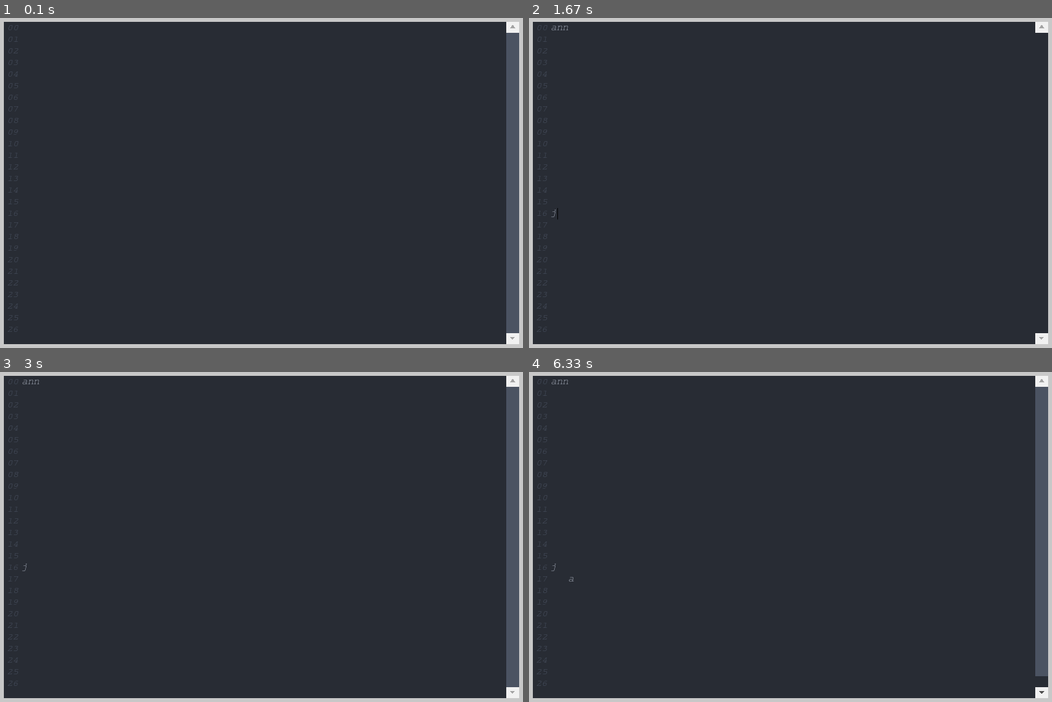
Above: before the commit, frames 1-4 (two rows, left to right).
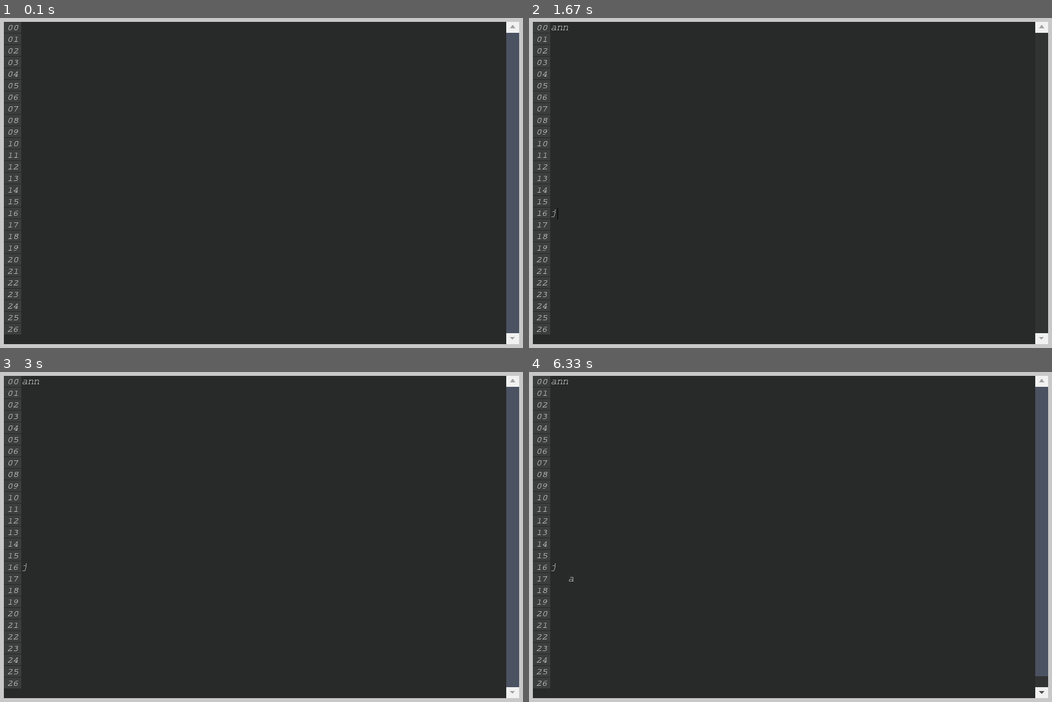
Above: after the commit, the same moments.

Repository: CribberSix/pygame-texteditor
Game: pygame game, started from how-to-use.py
Two runs of this game, one before a commit and one after it. Both use one fixed random seed, a clock stepped at 60 frames per second and the inputs below.
Inputs (mouse positions are in pixels of both pictures, inside the frame that each line leads up to):
- Up to frame 1 (0.1 s): no input
- Up to frame 2 (1.67 s): type "ann" at 0.33 s; tap Enter at 0.67, 1.22 s; press the mouse at (806, 298) at 0.92 s; move the mouse to (827, 252) at 1.02 s; release the mouse at (848, 209) at 1.15 s; press the mouse at (1041, 338) at 1.58 s
- Up to frame 3 (3 s): move the mouse to (434, 586) at 1.68 s; release the mouse at (350, 480) at 1.82 s; hold Right 1.88-2.35 s; tap Space at 1.95, 2.25, 2.45, 2.78 s; hold Up 2.38-2.68 s; hold Right from 2.72 s (still down)
- Up to frame 4 (6.33 s): tap Space at 3.08, 3.62, 3.92, 4.18, 4.52, 4.82, 4.95 s; release Right at 3.18 s; press the mouse at (1041, 692) at 3.25 s; move the mouse to (853, 579) at 3.35 s; release the mouse at (664, 467) at 3.48 s; hold Left 3.55-4.08 s; hold Down 4.12-4.42 s; hold Left 4.45-4.85 s; hold Up 4.88-5.25 s; type "a" at 5.95 s; tap Enter at 6.08 s

The runs differ from the first frame. In frame 1, 0.4% of the frame differs, in the area x 1-4%, y 2-96%; in frame 2, 0.4%; in frame 3, 0.4%; in frame 4, 0.4%, in the area x 1-9%, y 2-96%.

Commit message:
syntax highlighting for keywords and operators

Diff:
--- a/how-to-use.py
+++ b/how-to-use.py
@@ -20,6 +20,7 @@
 TX = TextEditor(offset_X, offset_Y, textAreaWidth, textAreaHeight, screen)
 TX.set_line_numbers(True)
 TX.set_syntax_coloring(True)
+TX.set_colorcoding("dark")
 
 # TextEditor in the pygame-loop
 while True:
--- a/pygametexteditor/__init__.py
+++ b/pygametexteditor/__init__.py
@@ -31,7 +31,7 @@
     from ._rendering_highlighting import render_highlight, highlight_lines, highlight_entire_line, \
         highlight_from_letter_to_letter, highlight_from_start_to_letter, highlight_from_letter_to_end
     from ._render_syntax_coloring import get_syntax_coloring_dicts, get_single_color_dicts, \
-        search_for_comment, search_for_quotes, get_quote_tuples, get_hashtags
+        search_for_comment, search_for_quotes, get_quote_tuples, get_hashtags, tokenization
 
     from ._editor_getters import get_line_index, get_letter_index, line_is_visible, get_showable_lines, \
         get_number_of_letters_in_line_by_mouse, get_number_of_letters_in_line_by_index
@@ -39,8 +39,7 @@
     from ._other import jump_to_start, jump_to_end, reset_after_highlight
 
     # files for customization of the editor:
-    from ._customization import set_color_background, set_color_Scrollbarbackground, set_color_text, \
-        set_color_lineNumber, set_color_lineNumberBackground, set_syntax_coloring, set_line_numbers
+    from ._customization import set_syntax_coloring, set_line_numbers, set_colorcoding
     from ._usage import get_text_as_array, get_text_as_string
 
     def __init__(self, offset_x, offset_y, text_area_width, text_area_height, screen):
@@ -125,17 +124,19 @@
         self.last_clickup_cycle = 0
 
         # Colors
-        self.codingBackgroundColor = (40, 44, 52)  # (40, 44, 52)
-        self.codingScrollBarBackgroundColor = (40, 44, 52)  # (40, 44, 52)
-        self.textColor = (171, 178, 191)  # (171, 178, 191)
-        self.textColor_comments = (255, 0, 0)
-        self.textColor_quotes = (0, 255, 0)
-        self.lineNumberColor = (73, 81, 97)  # (73, 81, 97)
-        self.lineNumberBackgroundColor = (40, 44, 52)  # (0, 0, 0) # (0, 51, 102)
-
-        self.deleteCounter = 0
+        self.codingBackgroundColor = (40, 41, 41)  # (40, 44, 52)
+        self.codingScrollBarBackgroundColor = (49, 50, 50)  # (40, 44, 52)
+        self.lineNumberColor = (255, 255, 255)  # (73, 81, 97)
+        self.lineNumberBackgroundColor = (60, 61, 61)  # (0, 0, 0) # (0, 51, 102)
+        # Text and Syntax colors
+        self.textColor = (255, 255, 255)
+        self.textColor_comments = (119, 115, 115)
+        self.textColor_quotes = (227, 215, 115)
+        self.textColor_operators = (237, 36, 36)
+        self.textColor_keywords = (237, 36, 36)
 
         # Performance enhancing variables
+        self.deleteCounter = 0
         self.firstiteration_boolean = True
         self.rerenderLineNumbers = True
         self.click_hold = False
--- a/pygametexteditor/_customization.py
+++ b/pygametexteditor/_customization.py
@@ -1,24 +1,7 @@
 import pygame
-
-
-def set_color_background(self, r, g, b) -> None:
-    self.codingBackgroundColor = (r, g, b)
-
-
-def set_color_Scrollbarbackground(self, r, g, b) -> None:
-    self.codingScrollBarBackgroundColor = (r, g, b)
-
-
-def set_color_text(self, r, g, b) -> None:
-    self.textColor = (r, g, b)
-
-
-def set_color_lineNumber(self, r, g, b) -> None:
-    self.lineNumberColor = (r, g, b)
-
-
-def set_color_lineNumberBackground(self, r, g, b) -> None:
-    self.lineNumberBackgroundColor = (r, g, b)
+import yaml
+import os
+import re
 
 
 def set_line_numbers(self, b) -> None:
@@ -35,3 +18,28 @@
 
 def set_syntax_coloring(self, b) -> None:
     self.syntax_coloring = b
+
+
+def set_colorcoding(self, style) -> None:
+
+    print(os.getcwd() + '\pygametexteditor\elements\colorstyles\\' + style + ".yml")
+    try:
+        with open(os.getcwd() + "\pygametexteditor\elements\colorstyles\\" + style + ".yml") as file:
+            colors = yaml.load(file, Loader=yaml.FullLoader)
+    except FileNotFoundError:
+        raise FileNotFoundError("No file named '" + style + ".yml' found in the searched directory \\elements\\colorstyles.")
+
+    pattern = r'(\d{1,3})'
+    try:
+        self.codingBackgroundColor = tuple([int(x) for x in re.findall(pattern, colors['codingBackgroundColor'])])
+        self.codingScrollBarBackgroundColor = tuple([int(x) for x in re.findall(pattern, colors['codingScrollBarBackgroundColor'])])
+        self.lineNumberColor = tuple([int(x) for x in re.findall(pattern, colors['lineNumberColor'])])
+        self.lineNumberBackgroundColor = tuple([int(x) for x in re.findall(pattern, colors['lineNumberBackgroundColor'])])
+
+        self.textColor = tuple([int(x) for x in re.findall(pattern, colors['textColor'])])
+        self.textColor_comments = tuple([int(x) for x in re.findall(pattern, colors['textColor_comments'])])
+        self.textColor_quotes = tuple([int(x) for x in re.findall(pattern, colors['textColor_quotes'])])
+        self.textColor_operators = tuple([int(x) for x in re.findall(pattern, colors['textColor_operators'])])
+        self.textColor_keywords = tuple([int(x) for x in re.findall(pattern, colors['textColor_keywords'])])
+    except KeyError:
+        raise KeyError("Not all color-keys were found in " + style + ".yaml. Please complete the file and restart.")
--- a/pygametexteditor/_render_syntax_coloring.py
+++ b/pygametexteditor/_render_syntax_coloring.py
@@ -1,41 +1,5 @@
 from typing import List, Dict, Tuple
-
-
-def get_syntax_coloring_dicts(self) -> List[List[Dict]]:
-    """
-    Converts the text in the editor based on the line_String_array into a list of lists of dicts.
-    Every line is one sublist which contains different dicts based on it's contents.
-
-    We create a dict for every part of the line and include which letters are contained, the type and the color.
-    So far implemented:
-    - comments
-    - single-quoted Strings
-    - hashtags in quotes
-    TODO:
-    - double-quoted Strings
-    - keywords
-    - standalone - numbers
-    """
-
-    # Identify render-blocks
-    # For now, we recreate all of it every frame
-    rendering_list = []
-    for line in self.line_String_array:
-
-        # Split at first comment outside of a string
-        text, comments = self.search_for_comment(line)
-
-        # Split on quotes into quoted and unquoted strings
-        list_of_dicts = self.search_for_quotes(text)
-
-        # TODO: SPLIT ON ALL OTHER THINGS, THEN CHECK FOR KEYWORDS AND STANDALONE NUMBERS!
-
-        if comments != "":  # comment-string not empty, insert as last block.
-            list_of_dicts.append({'chars': comments, 'type': 'comment', 'color': self.textColor_comments})
-
-        rendering_list.append(list_of_dicts)
-    return rendering_list
-
+import re as re
 
 def get_single_color_dicts(self) -> List[List[Dict]]:
     """
@@ -49,6 +13,82 @@
         rendering_list.append([{'chars': line, 'type': 'normal', 'color': self.textColor}])
 
     return rendering_list
+
+
+def get_syntax_coloring_dicts(self) -> List[List[Dict]]:
+    """
+    Converts the text in the editor based on the line_String_array into a list of lists of dicts.
+    Every line is one sublist which contains different dicts based on it's contents.
+
+    We create a dict for every part of the line and include which letters are contained, the type and the color.
+    So far implemented:
+    - comments
+    - single- and double-quoted Strings
+    - hashtags in quotes
+    - keywords
+    - boolean operators
+
+    """
+
+    # Identify render-blocks
+    # For now, we recreate all of it every frame
+    rendering_list = []
+    for line in self.line_String_array:
+
+        # Split at first comment outside of a string
+        normaltext, comments = self.search_for_comment(line)
+
+        # Split on quotes into quoted and unquoted strings
+        list_of_dicts = self.search_for_quotes(normaltext)
+
+        # TODO: SPLIT ON ALL OTHER THINGS, THEN CHECK FOR KEYWORDS AND STANDALONE NUMBERS!
+        result_list_of_dicts = []
+        for dict in list_of_dicts:
+            if dict['type'] == 'todo':  # unquoted areas, might need to be formatted
+                res = self.tokenization(dict['chars'])
+                # create dicts from res
+                # insert into list_of_dicts
+                result_list_of_dicts = result_list_of_dicts + res
+            else:  # append quoted areas -> no further formatting required.
+                result_list_of_dicts.append(dict)
+
+        if comments != "":  # comment-string not empty, insert as last block.
+            result_list_of_dicts.append({'chars': comments, 'type': 'comment', 'color': self.textColor_comments})
+
+        rendering_list.append(result_list_of_dicts)
+    return rendering_list
+
+
+def tokenization(self, text) -> [str]:
+    keywords = ['for', 'in', 'if', 'else', 'elif', 'from', 'import', 'return', 'def']
+    operators = ['and', 'or', '<=', '>=', '<', '>', '==']  # boolean operators
+
+    words = []
+    res_regex = []
+    tokens = [">=", "<=", "<", ">", "==", r"\s", r"\b"]
+    token_indizies = [m.start() for m in re.finditer(r"|".join(tokens), text)]
+
+    if len(token_indizies) == 0:  # list empty, no words
+        res_regex.append({'chars': text, 'type': 'normal', 'color': self.textColor})
+    else:
+        if len(text[:token_indizies[0]]) > 0:  # append spaces before the first word if there are any
+            res_regex.append({'chars': text[:token_indizies[0]], 'type': 'normal', 'color': self.textColor})
+
+        for i, start in enumerate(token_indizies):
+            try:  # end of a word is either the start of the next word
+                end = token_indizies[i+1]
+            except IndexError:  # or the EOL
+                end = len(text)
+
+            chars = text[start:end]
+            if chars in keywords:
+                res_regex.append({'chars': chars, 'type': 'keyword', 'color': self.textColor_keywords})
+            elif chars in operators:
+                res_regex.append({'chars': chars, 'type': 'operator', 'color': self.textColor_operators})
+            else:
+                res_regex.append({'chars': chars, 'type': 'text', 'color': self.textColor})
+
+    return res_regex
 
 
 def find_nth(haystack, needle, n) -> int:
@@ -68,7 +108,7 @@
     Searches for tuples of quotes in the supplied searchable string.
     Returns a list of dicts describing the contents by the attributes:
     - chars (actual text)
-    - type (normal / quoted)
+    - type (todo / quoted)
     - color (text-coloring)
     """
 
@@ -81,7 +121,7 @@
         tp1 = tp[1] - offset + 1  # adjusted end
 
         # append unqoted-area
-        dicts.append({'chars': sstring[0:tp0], 'type': 'normal', 'color': self.textColor})
+        dicts.append({'chars': sstring[0:tp0], 'type': 'todo', 'color': self.textColor})
         # append quoted-area
         dicts.append({'chars': sstring[tp0:tp1], 'type': 'quoted', 'color': self.textColor_quotes})
 
@@ -89,7 +129,7 @@
         offset += tp1  # add to existing offset
 
     if len(sstring) > 0:  # append rest as un-quoted area -> if there is some left over
-        dicts.append({'chars': sstring, 'type': 'normal', 'color': self.textColor})
+        dicts.append({'chars': sstring, 'type': 'todo', 'color': self.textColor})
 
     return dicts
 
@@ -97,8 +137,8 @@
 def search_for_comment(self, text) -> Tuple[str, str]:
     """
     Searches for the first comment outside of quotes.
-    Returns the text and the quotes as a tuple
-    :returns (text, comments)
+    Returns the normal-text and the comment-text as a tuple of Strings.
+    :returns (normal_text, comment_text)
     """
     quotes = self.get_quote_tuples(text)
     hashtags = self.get_hashtags(text)
@@ -131,8 +171,7 @@
     cont = 0
     for i, char in enumerate(text):
         if i > cont:  # only take a look at those necessary
-            # SINGLE and DOUBLE Quote
-            if char in ("'", '"'):
+            if char in ("'", '"'):  # SINGLE or DOUBLE Quote
                 start = i
                 end = text.find(char, i+1)  # find closing quote after starting quote
                 if end == -1:  # no closing quote found
@@ -150,9 +189,7 @@
     Returns an empty list if none are found.
     """
     comments = []
-    for j in range(1, 1000, 1):
-        index = find_nth(text, "#", j)
-        if index == -1:  # no more to be found, stop searching
-            break
-        comments.append(index)
+    for i, char in enumerate(text):
+        if char == '#':
+            comments.append(i)
     return comments
--- /dev/null
+++ b/pygametexteditor/elements/colorstyles/bright.yml
@@ -0,0 +1,13 @@
+# Editor colors
+codingBackgroundColor: (40, 41, 41)
+codingScrollBarBackgroundColor: (49, 50, 50)
+lineNumberColor: (255, 255, 255)
+lineNumberBackgroundColor: (60, 61, 61)
+
+textColor: (255, 255, 255) # normal text color
+
+# special colors for syntax highlighting
+textColor_comments: (119, 115, 115)
+textColor_quotes: (227, 215, 115)
+textColor_operators: (237, 36, 36)
+textColor_keywords: (237, 36, 36)
--- /dev/null
+++ b/pygametexteditor/elements/colorstyles/dark.yml
@@ -0,0 +1,13 @@
+# Editor colors
+codingBackgroundColor: (40, 41, 41)
+codingScrollBarBackgroundColor: (49, 50, 50)
+lineNumberColor: (255, 255, 255)
+lineNumberBackgroundColor: (60, 61, 61)
+
+textColor: (255, 255, 255)  # normal text color
+
+# special colors for syntax highlighting
+textColor_comments: (119, 115, 115)
+textColor_quotes: (227, 215, 115)
+textColor_operators: (237, 36, 36)
+textColor_keywords: (237, 36, 36)
--- a/setup.py
+++ b/setup.py
@@ -1,18 +1,18 @@
 from setuptools import setup
 from os import path
 
-this_directory = path.abspath(path.dirname(__file__))
-with open(path.join(this_directory, 'README.md'), encoding='utf-8') as f:
-    long_description = f.read()
+#this_directory = path.abspath(path.dirname(__file__))
+#with open(path.join(this_directory, 'README.md'), encoding='utf-8') as f:
+#    long_description = f.read()
 
 setup(
     name='pygametexteditor',
     packages=['pygametexteditor'],
     license='MIT',
     description='A simple WYSIWYG-texteditor based on pygame.',
-    long_description=long_description,
+    long_description=read('README.md'), #long_description,
     long_description_content_type='text/markdown',
-    version='0.0.46',
+    version='0.0.51',
     python_requires=">=3.6",
     author='CribberSix',
     author_email='cribbersix@gmail.com',
Not shown, changed: README.md
Not shown, changed: requirements.txt
